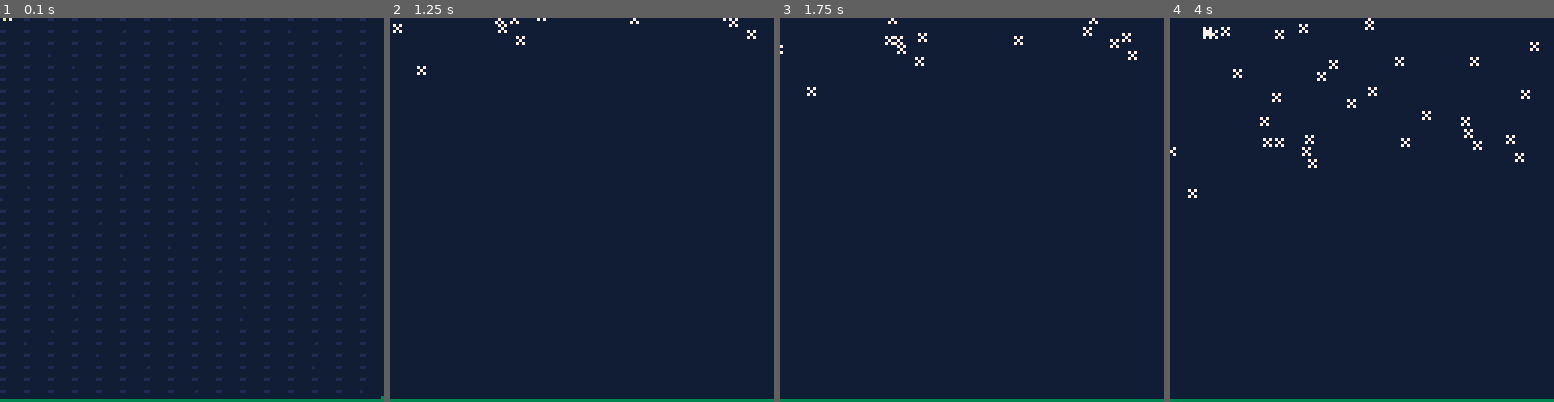
Above: before the commit, frames 1-4 (left to right).
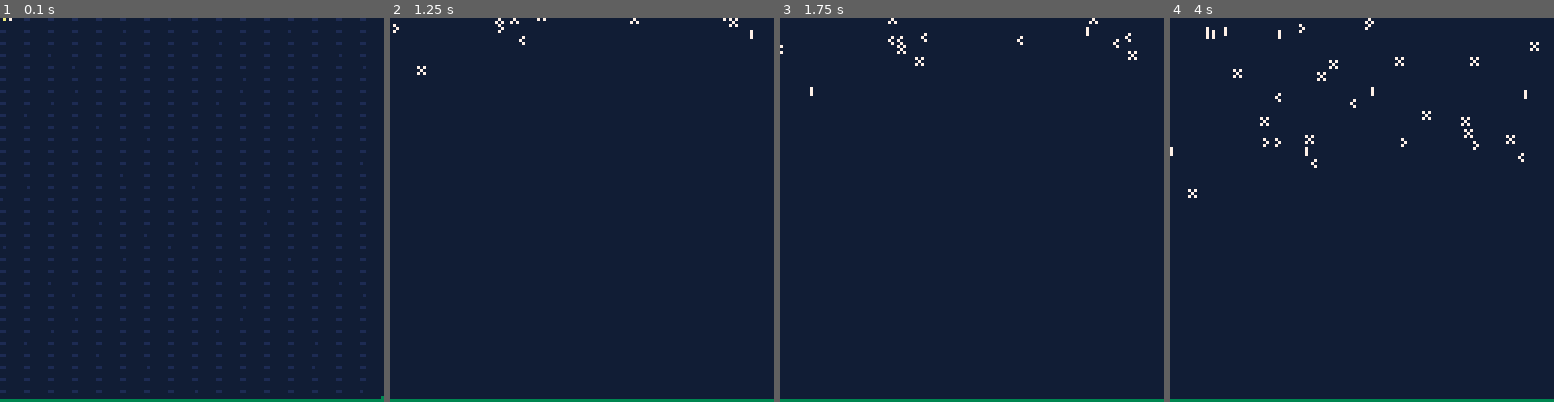
Above: after the commit, the same moments.

Repository: broquaint/pico8-carts
Game: PICO-8 cartridge snow.p8
Two runs of this game, one before a commit and one after it. Both use one fixed random seed, a clock stepped at 60 frames per second and the inputs below.
Inputs:
- Up to frame 1 (0.1 s): no input
- Up to frame 2 (1.25 s): no input
- Up to frame 3 (1.75 s): no input
- Up to frame 4 (4 s): no input

Frame 1 is identical in both runs. In frame 2, less than 0.1% of the frame differs, in the area x 2-96%, y 1-8%; in frame 3, 0.1%; in frame 4, 0.4%, in the area x 0-94%, y 1-40%.

Commit message:
Some noddy animation
Looks goofy but won't take too much to polish I reckon.

Diff:
--- a/snow.p8
+++ b/snow.p8
@@ -16,6 +16,14 @@
 function animate_snowflake(p)
    while p.y < 126 do
       if(p.y % 16.0 == 0.0) p.dir = wobble[randx(3)]
+      if(p.y % 20.0 == 0.0) p.flipping = 40
+      if p.flipping then
+         if nth_frame(10, p.flipping) then
+            p.sprite = (p.sprite + 1) % 4
+         end
+         p.flipping -= 1
+         if(p.flipping == 0) p.flipping = false
+      end
       p.y += 0.25
       p.x += p.dir * 0.1
       yield()
@@ -23,7 +31,7 @@
 end
 
 function make_snowflake()
-   local p = make_obj({x = randx(127), y = -randx(32), dir = 1})
+   local p = make_obj({x = randx(127), y = -randx(32), dir = 1, sprite = 0, flipping=false})
    add(snow_particles, p)
    animate_obj(p, animate_snowflake)
 end
@@ -52,11 +60,11 @@
 
    line(0, 127, 127, 127, moss)
    for p in all(snow_particles) do
-      spr(0, p.x, p.y)
+      spr(p.sprite, p.x, p.y)
    end
 end
 
 __gfx__
-70700000000000000000000000000000000000000000000000000000000000000000000000000000000000000000000000000000000000000000000000000000
-07000000000000000000000000000000000000000000000000000000000000000000000000000000000000000000000000000000000000000000000000000000
-70700000000000000000000000000000000000000000000000000000000000000000000000000000000000000000000000000000000000000000000000000000
+70700000700000000700000000700000000000000000000000000000000000000000000000000000000000000000000000000000000000000000000000000000
+07000000070000000700000007000000000000000000000000000000000000000000000000000000000000000000000000000000000000000000000000000000
+70700000700000000700000000700000000000000000000000000000000000000000000000000000000000000000000000000000000000000000000000000000
--- a/utils.lua
+++ b/utils.lua
@@ -193,6 +193,7 @@
   end
 end
 
-function nth_frame(n)
-   return frame_count % n == 0
+function nth_frame(n, of)
+   if(not of) of = frame_count
+   return of % n == 0
 end
